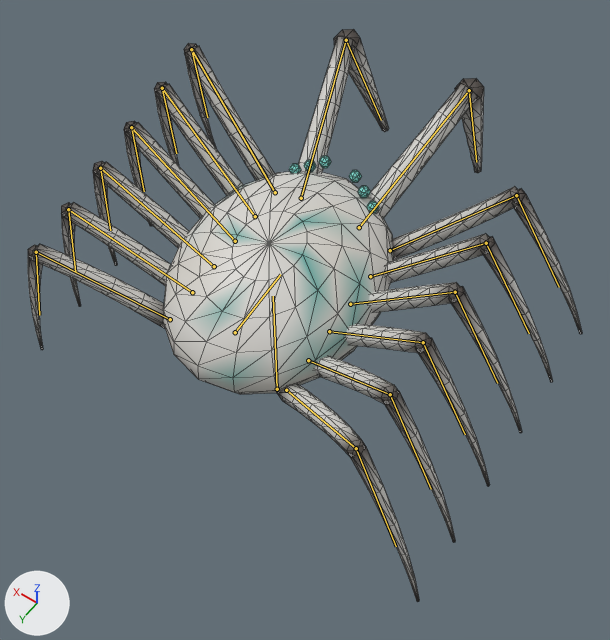
The glTF model assets/creatures/rim_crawler/rim_crawler.glb as it was, and as the next commit left it.
One viewpoint serves both versions: a camera (50 mm lens) standing at (-0.943, 1.168, 2.276) and looking at (-0.052, -0.08, 0.315). Lighting does not change. The marker at lower left points along +X, +Y and +Z. The older version comes first. Both versions are drawn at frame 11 of the action 'attack'; the numbers are the values there. The bones that bend it are drawn over the model as lines. Mesh edges are drawn as thin lines.

Objects in the first picture: 'rim_crawler'.
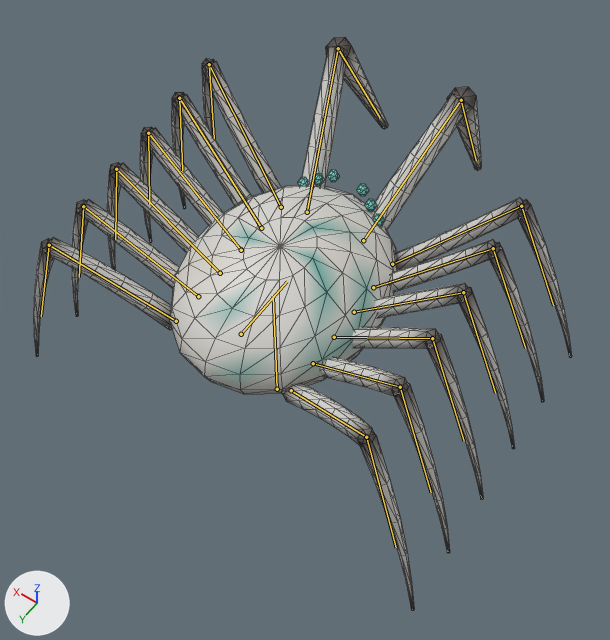
Location of each change, [x1, y1, x2, y2] in pixels of the pictures (610 x 640 px):
'rim_crawler', posed
    before: [28, 29, 582, 602]
    after: [33, 37, 572, 611]
bone 'body', root to tip
    before: (235, 332) to (280, 274)
    after: (241, 334) to (287, 281)
bone 'strike_l', root to tip
    before: (301, 198) to (346, 40)
    after: (307, 212) to (338, 48)
bone 'strike_l_b', root to tip
    before: (346, 40) to (381, 120)
    after: (338, 48) to (380, 118)
bone 'strike_r', root to tip
    before: (359, 227) to (469, 90)
    after: (363, 240) to (461, 100)
bone 'strike_r_b', root to tip
    before: (469, 90) to (476, 162)
    after: (461, 100) to (476, 160)

The change in detail:
Bone 'body' (bone_body) moves from (0.0, 0.032, 0.058) to (0.0, 0.056, 0.027).
Bone 'body' (bone_body) turns from (12, 0, 0) to (5, 0, 0) degrees about its own x, y and z.
Bone 'strike_l' (bone_strike_l) turns from (12, 4, -7) to (-4, -1, 3) degrees about its own x, y and z.
Bone 'strike_l_b' (bone_strike_l_b) turns from (11, 0, -1) to (20, 0, -2) degrees about its own x, y and z.
Bone 'strike_r' (bone_strike_r) turns from (12, -4, 7) to (-4, 1, -3) degrees about its own x, y and z.
Bone 'strike_r_b' (bone_strike_r_b) turns from (11, 0, 1) to (20, 0, 2) degrees about its own x, y and z.
